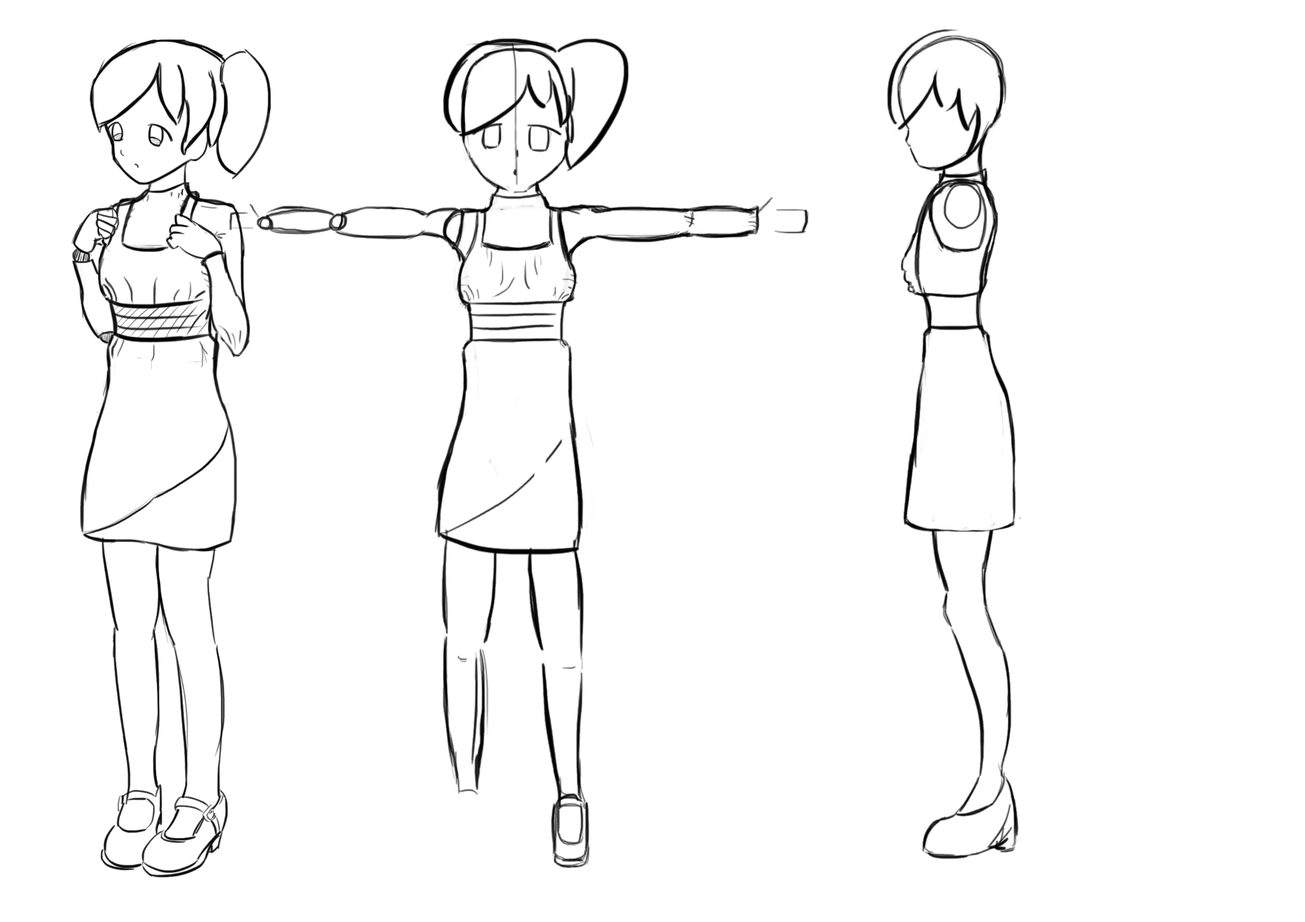
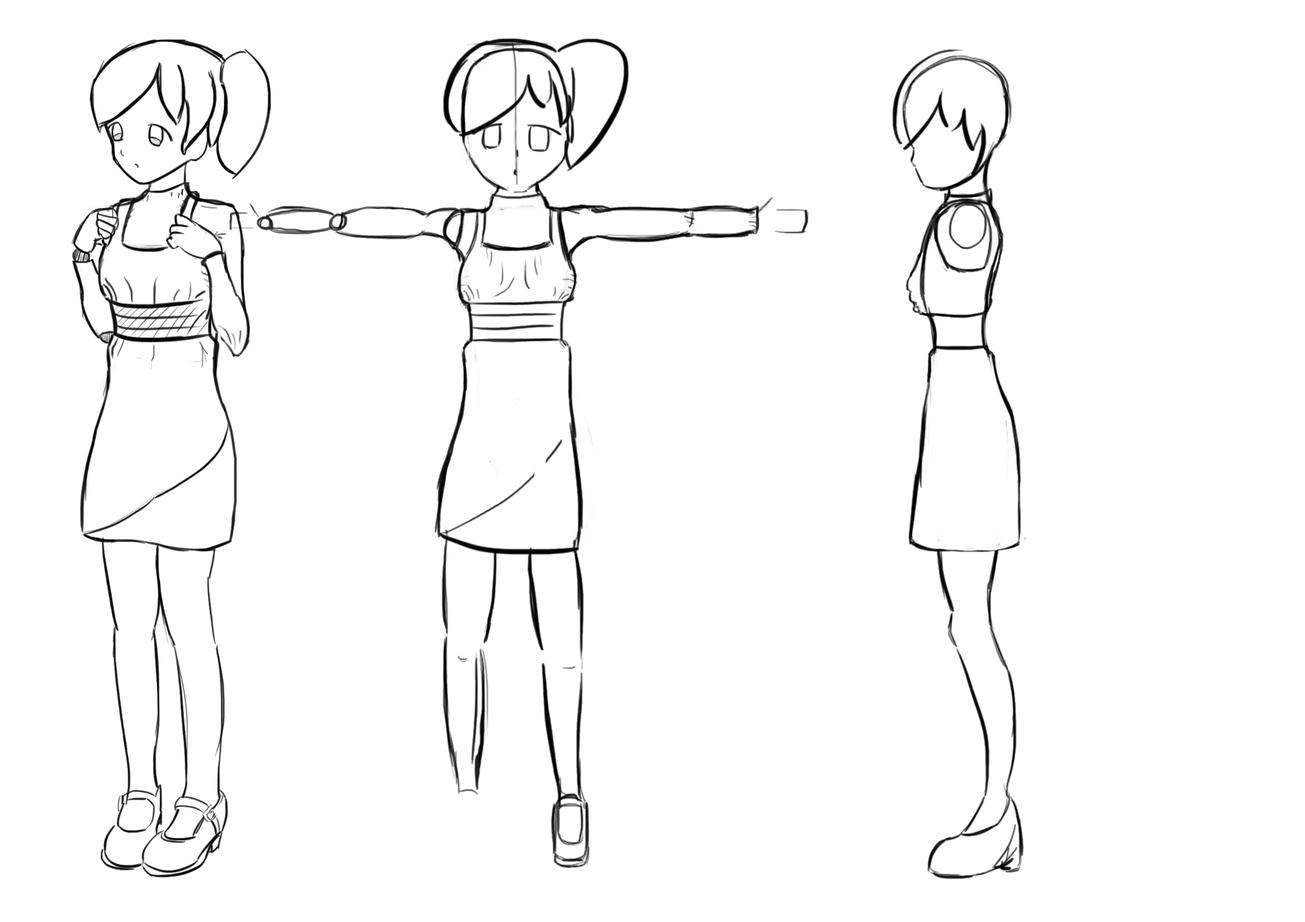
Before/after of a (1305, 922) layered artwork. What changed in the layer stack:
painted on "Side View" over [886, 28, 1027, 880]
